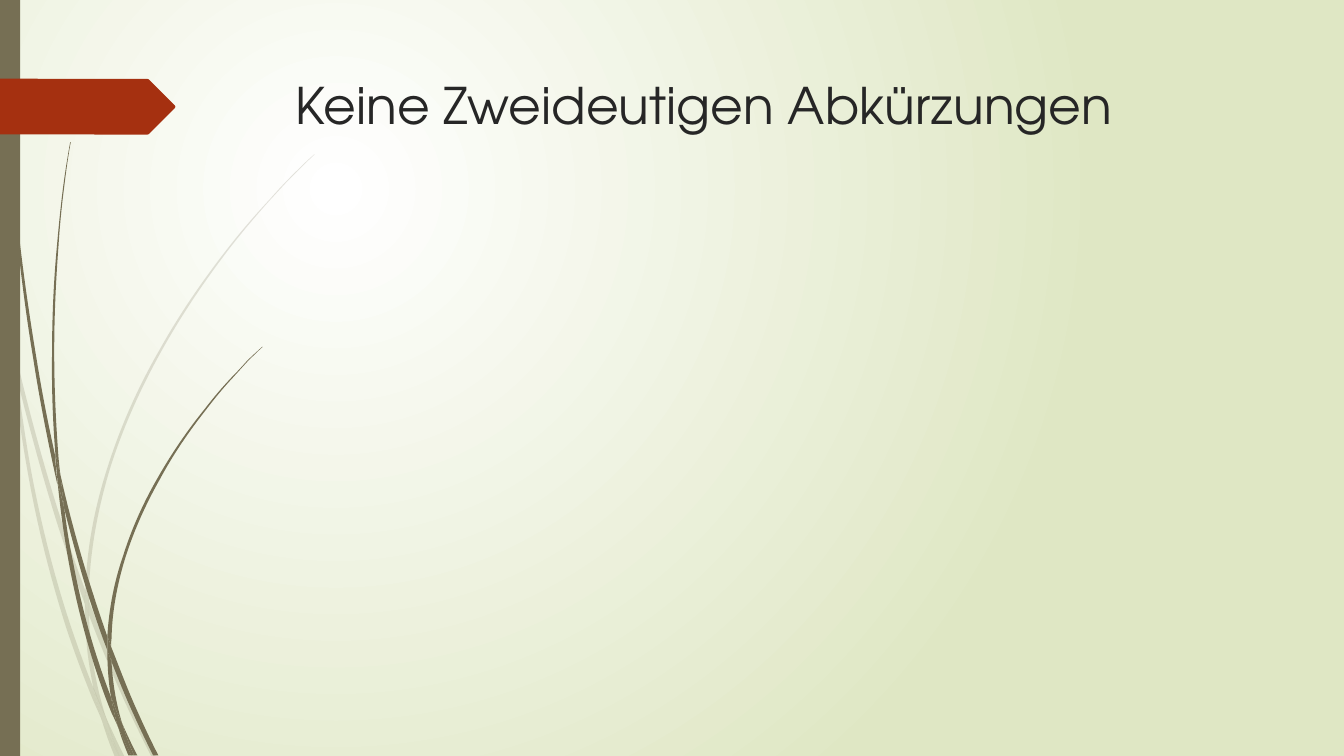
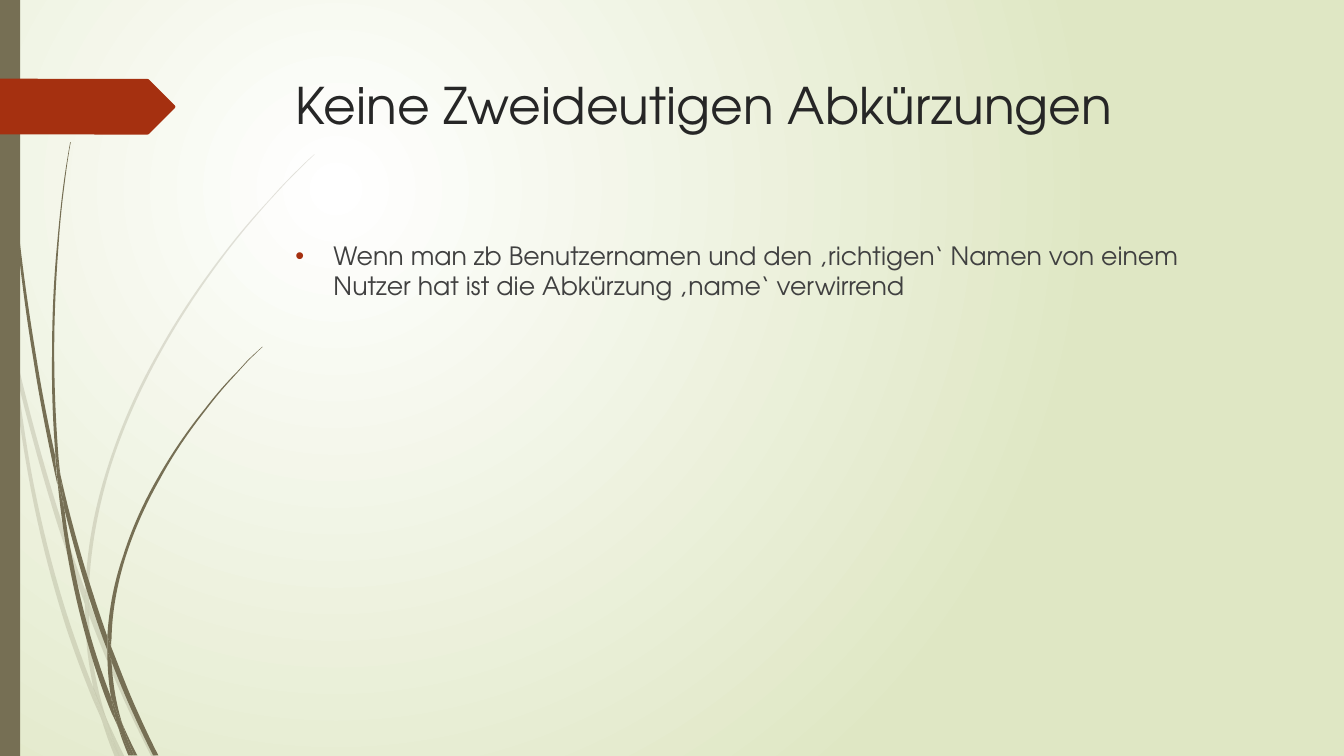
Before and after one commit to sarahkekslein/tictactoe, a slide deck: slide 7 of Präsentation/Code Conventions.pptx (slide 8 before the commit). Drawn at 1344x756 pixels with LibreOffice and Linux fonts; fonts in the diff are those of the drawing. Boxes give left, top, right and bottom in pixels: in the first picture for what was removed or moved away, otherwise in the second. Text is boxed around its words. In the diff, an @@ line names an element or a change of style, - is before the commit and + after.

```diff
--- a/Präsentation/Code Conventions.pptx
+++ b/Präsentation/Code Conventions.pptx
@@ text added at (333, 246, 1178, 301), 18 pt, text #404040 @@
+• Wenn man zb Benutzernamen und den ‚richtigen‘ Namen von einem Nutzer hat ist die Abkürzung ‚name‘ verwirrend
```
Also in this commit, not shown: 7 other slides changed, 1 slide added, 1 slide removed.
